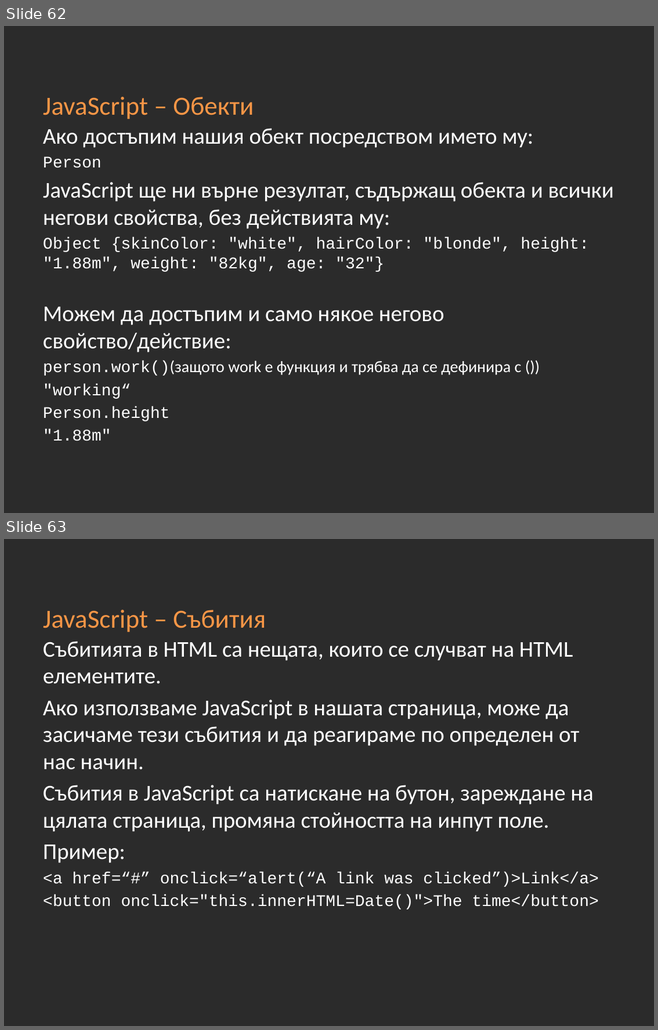
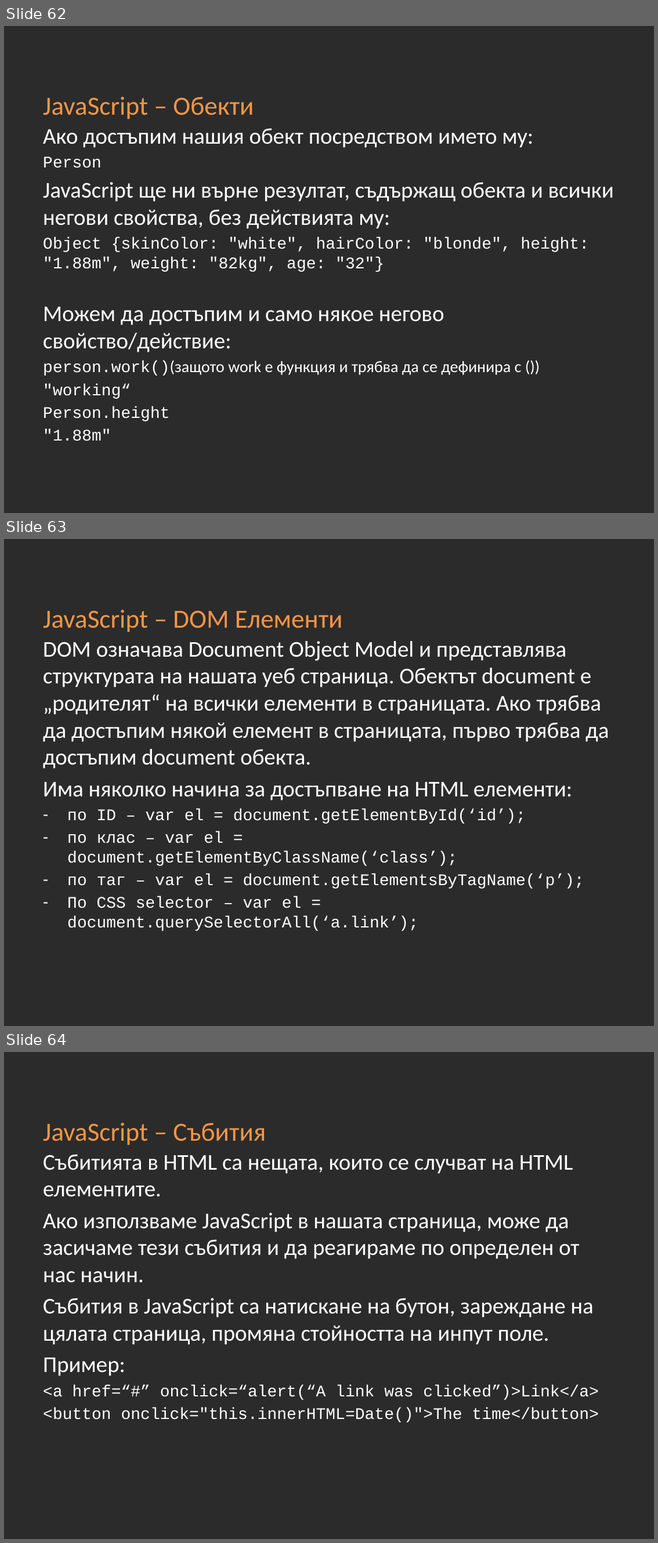
Before and after one commit to Academy-Soft-Intellect/Front-End-Course, a slide deck: 10-JavaScript-Basics.pptx. Shown one above the other, each under a label of ours: slides 62 and 63 before the commit, slides 62, 63 and 64 after it. The pictures are 658x1030 and 658x1543 pixels, drawn with LibreOffice and Linux fonts; fonts in the diff are those of the drawing; background and template pictures are left out; a plain dark background stands for a picture behind light text. Boxes give left, top, right and bottom in pixels: in the first picture for what was removed or moved away, otherwise in the second. Text is boxed around its words. In the diff, an @@ line names an element or a change of style, - is before the commit and + after.

```diff
--- a/10-JavaScript-Basics.pptx
+++ b/10-JavaScript-Basics.pptx
@@ slide 63 added at <box>4,539,654,1026</box>, background picture (left out) @@
@@ title added at <box>43,610,343,632</box>, 29 pt, text #F79646 @@
+JavaScript – DOM Елементи
@@ text added at <box>43,641,608,931</box>, 25 pt, text #FFFFFF @@
+DOM означава Document Object Model и представлява структурата на нашата уеб страница. Обектът document е „родителят“ на всички елементи в страницата. Ако трябва да достъпим някой елемент в страницата, първо трябва да достъпим document обекта.
+Има няколко начина за достъпване на HTML елементи:
+– по ID – var el = document.getElementById(‘id’);
+– по клас – var el = document.getElementByClassName(‘class’);
+– по таг – var el = document.getElementsByTagName(‘p’);
+– По CSS selector – var el = document.querySelectorAll(‘a.link’);
@@ what was slide 63 is now slide 64 @@
```
Also in this commit, not shown: 6 other slides added.
